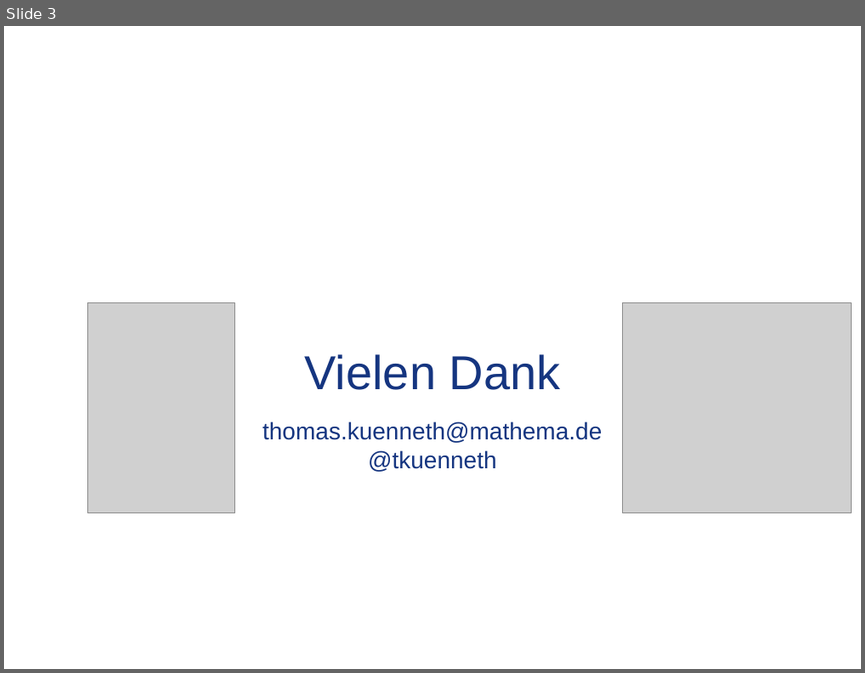
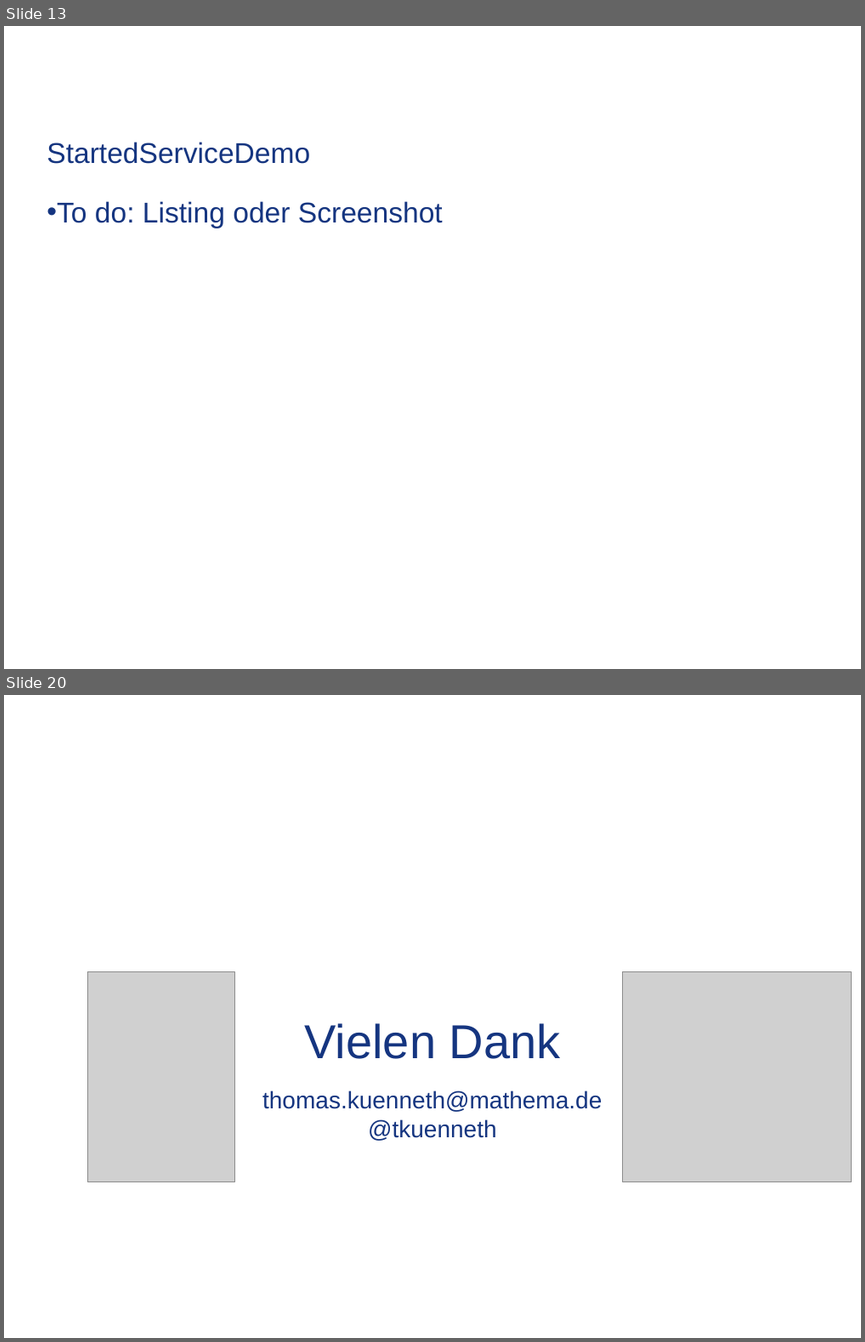
Before and after one commit to tkuenneth/Xamarin_Talks, a slide deck: Slides/DWX 2017.pptx. Shown one above the other, each under a label of ours: slide 3 before the commit, slides 13 and 20 after it; the slides between them are not shown. The pictures are 865x673 and 865x1342 pixels, drawn with LibreOffice and Linux fonts; fonts in the diff are those of the drawing; grey boxes stand for pictures; background and template pictures are left out. Boxes give left, top, right and bottom in pixels: in the first picture for what was removed or moved away, otherwise in the second. Text is boxed around its words. In the diff, an @@ line names an element or a change of style, - is before the commit and + after.

```diff
--- a/Slides/DWX 2017.pptx
+++ b/Slides/DWX 2017.pptx
@@ slide 13 added at box(4, 26, 861, 669), background picture (left out) @@
@@ title added at box(46, 142, 310, 164), 24 pt, text #153580 @@
+StartedServiceDemo
@@ text added at box(46, 201, 443, 228), 24 pt, text #153580 @@
+• To do: Listing oder Screenshot
@@ what was slide 3 is now slide 20 @@
```
Also in this commit, not shown: 16 other slides added.
